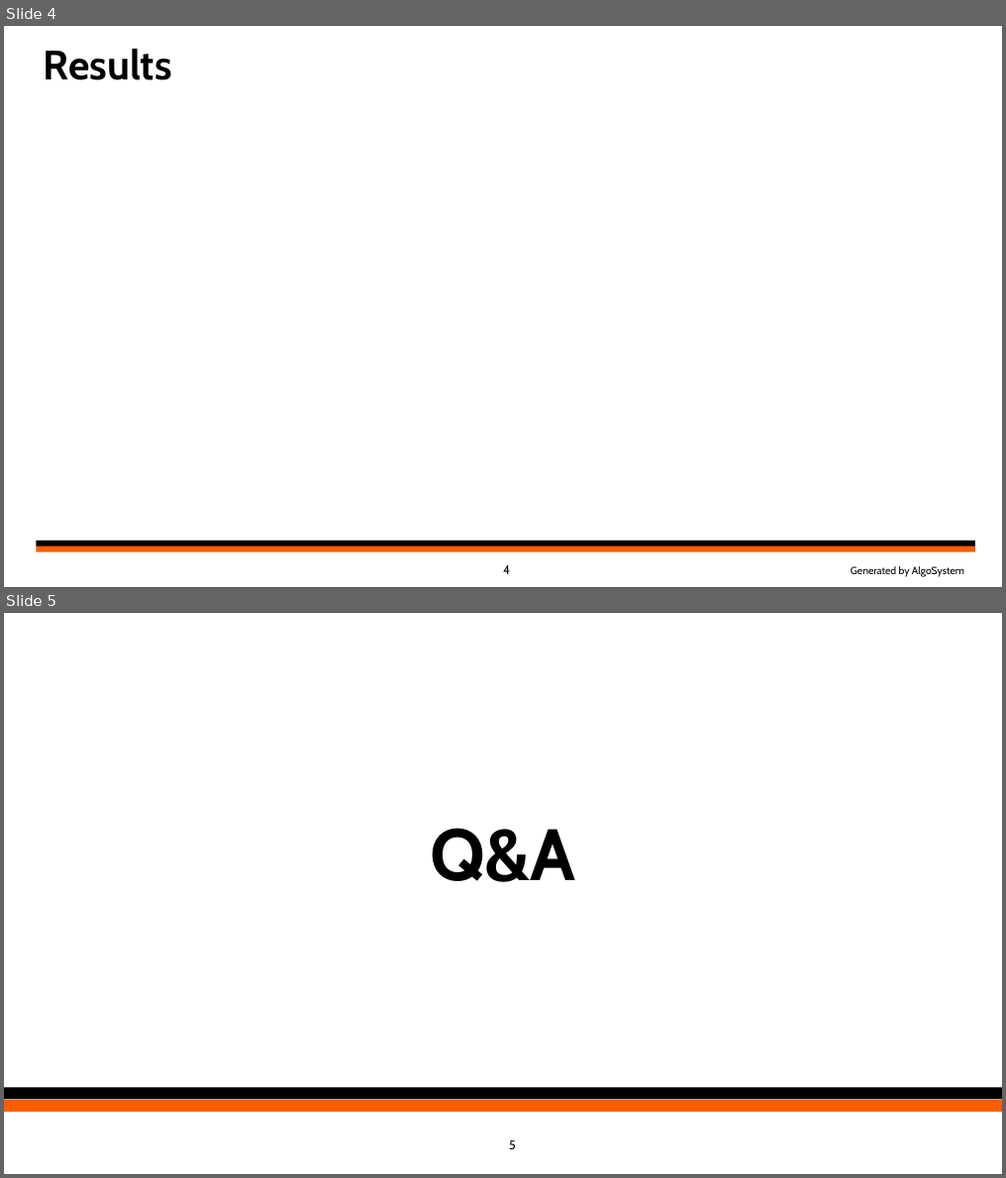
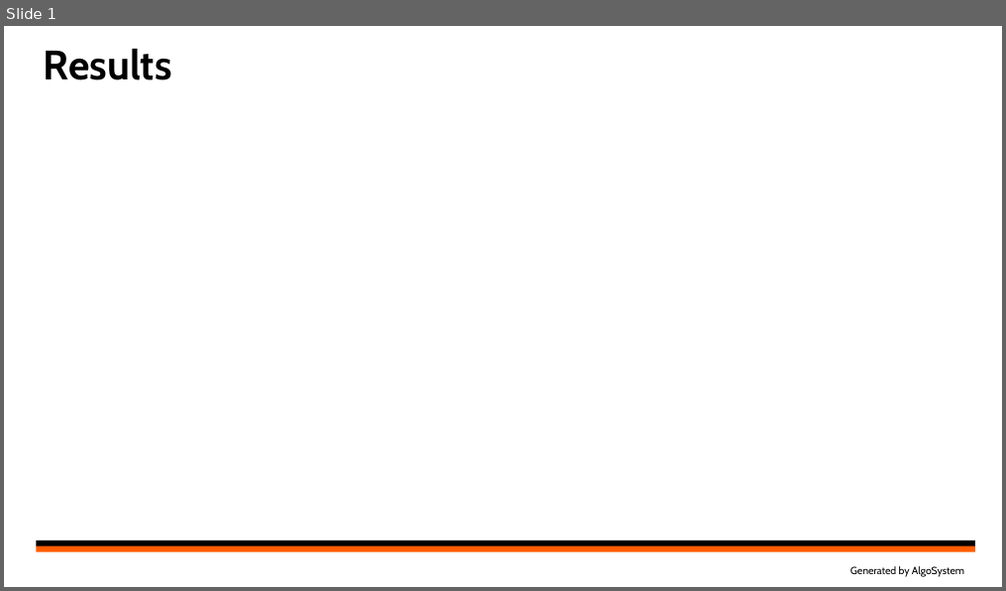
Before and after one commit to AlgoGators/algogators, a slide deck: libs/algosystem/src/algosystem/backtesting/dashboard/utils/template.pptx. Shown one above the other, each under a label of ours: slides 4 and 5 before the commit, slide 1 after it. The pictures are 1006x1178 and 1006x591 pixels, drawn with LibreOffice and Linux fonts; fonts in the diff are those of the drawing; background and template pictures are left out. Boxes give left, top, right and bottom in pixels: in the first picture for what was removed or moved away, otherwise in the second. Text is boxed around its words. In the diff, an @@ line names an element or a change of style, - is before the commit and + after.

```diff
--- a/libs/algosystem/src/algosystem/backtesting/dashboard/utils/template.pptx
+++ b/libs/algosystem/src/algosystem/backtesting/dashboard/utils/template.pptx
@@ slide 5 removed at (4,613,1002,1174), background #FFFFFF @@
@@ title removed at (430,828,576,882) @@
-Q&A
@@ rectangle removed at (4,1087,1002,1100) @@
@@ rectangle removed at (4,1100,1002,1112) @@
@@ page number removed at (509,1141,516,1150) @@
-5
@@ what was slide 4 is now slide 1 @@
@@ slide 1 changed as well @@
@@ page number removed at (503,566,510,574) @@
-4
```
Also in this commit, not shown: 3 other slides removed, 8 other files.
